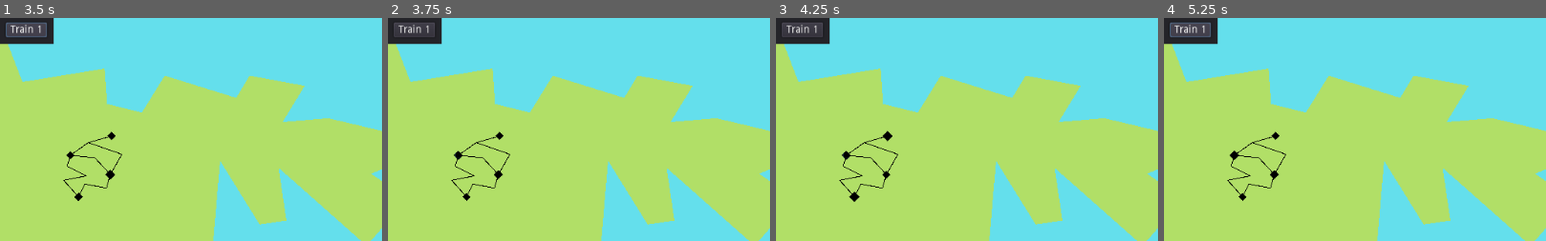
Above: before the commit, frames 1-4 (left to right).
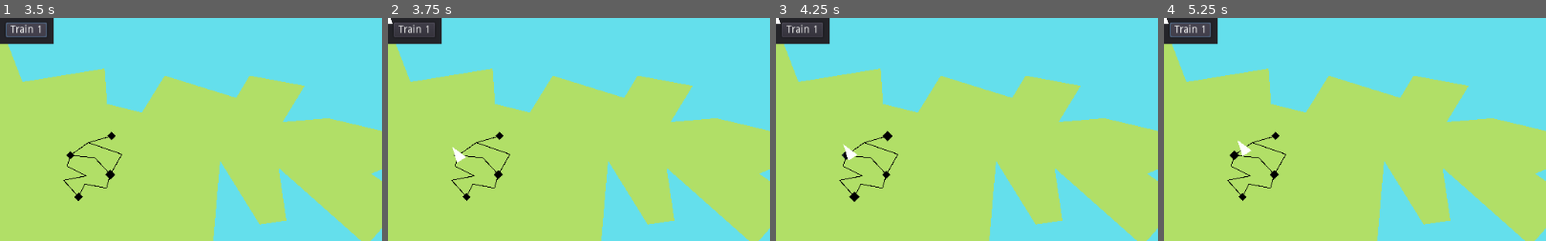
Above: after the commit, the same moments.

Repository: LeBoku/supply-chained
Game: Godot game, scene res://Game.tscn
The game is run twice, just before and just after one commit, with the same random seed, the same clock (stepped at 60 frames per second) and the same inputs.
Inputs (mouse positions are % of the whole screen's width and height, from its top left):
- Up to frame 1 (3.5 s): click "Train 1" at 0.5 s; click (9, 31) at 1.27 s; click (15, 26) at 2.02 s; click "Train 1" at 2.75 s
- Up to frame 2 (3.75 s): click (9, 31) at 3.52 s
- Up to frame 3 (4.25 s): no input
- Up to frame 4 (5.25 s): click "Train 1" at 4.25 s
The pictures show only the part of the screen within x 0-50%, y 0-50%; the shares and areas given below are measured in that part.

Frame 1 is identical in both runs. In frame 2, 0.2% of the frame differs, in the area x 0-21%, y 0-65%; in frame 3, 0.1%; in frame 4, 0.2%.

Commit message:
implemented basic routing

Diff:
--- a/supply-chained/Game.gd
+++ b/supply-chained/Game.gd
@@ -1,4 +1,6 @@
 extends Node2D
+
+const Route = preload("res://Route/Route.tscn");
 
 func _on_train_pressed():
 	enable_stations(true)
@@ -11,10 +13,11 @@
 			enable_stations(true, station.get_connected_stations())
 
 		station = yield($Map, "station_selected") as Station
-
 		enable_stations(false)
 
-	print(steps)
+	var route = Route.instance().init(steps)
+	add_child(route)
+	route.start()
 
 func enable_stations(enabled:bool, stations=get_tree().get_nodes_in_group('Station')):
 	for s in stations:
--- /dev/null
+++ b/supply-chained/Route/Route.gd
@@ -0,0 +1,27 @@
+extends Node2D
+
+const RouteSegment = preload("res://Route/RouteSegment.tscn")
+
+var stations
+
+func init(stations: Array):
+	self.stations = stations
+	return self
+
+func start():
+	var index = 0
+	while is_instance_valid(self):
+		var next_index = index + 1
+		if next_index > len(stations)-1:
+			next_index=0
+
+		var station = stations[index] as Station
+		var next_station = stations[next_index] as Station
+
+		var connection = station.get_connection_to(next_station)
+		var segment = RouteSegment.instance().init(connection["curve"])
+
+		add_child(segment)
+		yield(segment, 'arrived')
+		segment.queue_free()
+		index = next_index
--- /dev/null
+++ b/supply-chained/Route/Route.tscn
@@ -0,0 +1,9 @@
+[gd_scene load_steps=3 format=2]
+
+[ext_resource path="res://Route/Route.gd" type="Script" id=1]
+[ext_resource path="res://Route/RouteSegment.tscn" type="PackedScene" id=2]
+
+[node name="Route" type="Node2D"]
+script = ExtResource( 1 )
+
+[node name="RouteSegment" parent="." instance=ExtResource( 2 )]
--- /dev/null
+++ b/supply-chained/Route/RouteSegment.gd
@@ -0,0 +1,15 @@
+extends Path2D
+
+signal arrived
+var next_segment
+var speed = 10
+
+func init(curve):
+	self.curve = curve
+	return self
+
+func _process(delta):
+	$Follower.offset += delta * speed
+
+	if  $Follower.unit_offset >= 1:
+		emit_signal("arrived")
--- /dev/null
+++ b/supply-chained/Route/RouteSegment.tscn
@@ -0,0 +1,18 @@
+[gd_scene load_steps=3 format=2]
+
+[ext_resource path="res://Route/RouteSegment.gd" type="Script" id=1]
+
+[sub_resource type="Curve2D" id=1]
+_data = {
+"points": PoolVector2Array(  )
+}
+
+[node name="RouteSegment" type="Path2D"]
+curve = SubResource( 1 )
+script = ExtResource( 1 )
+
+[node name="Follower" type="PathFollow2D" parent="."]
+loop = false
+
+[node name="Train" type="Polygon2D" parent="Follower"]
+polygon = PoolVector2Array( -8.33333, 7.33299, 6, 7.99966, -1.33333, -14.3337 )
--- a/supply-chained/station/Station.gd
+++ b/supply-chained/station/Station.gd
@@ -20,5 +20,10 @@
 
 	return stations
 
+func get_connection_to(station:Station):
+	for conn in out_connections:
+		if conn["station"] == station:
+			return conn
+
 func _on_pressed():
 	emit_signal("selected", self)
